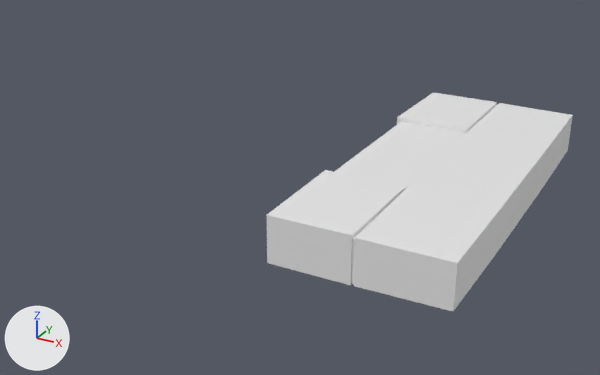
The FBX model Run4YourLife/Assets/Art/Props/Playable Zone/R4YL_PROP_tile_platform_extrem/R4YL_PROP_tile_platform_extrem.FBX: old version first, new version second.
Before and after are seen from a 50 mm lens placed at (3.28, -4.64, 2.04), pointed at (0.8, -0.14, -0.21). The axes (+X, +Y, +Z) are drawn at lower left. The lights are the same throughout. Both versions are drawn at frame 1 of the action 'Take 001'; the numbers are the values there.

Objects in the first picture: 'R4YL_PROP_tile_platform_extrem002'.
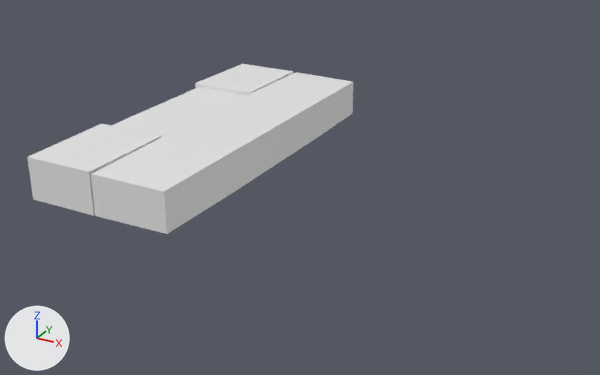
Commit message: platform extrem again again

Patch to the scene script:
```diff
--- a/Run4YourLife/Assets/Art/Props/Playable Zone/R4YL_PROP_tile_platform_extrem/R4YL_PROP_tile_platform_extrem.FBX.py
+++ b/Run4YourLife/Assets/Art/Props/Playable Zone/R4YL_PROP_tile_platform_extrem/R4YL_PROP_tile_platform_extrem.FBX.py
@@ ob_r4yl_prop_tile_platform_extrem002 @@
 ob_r4yl_prop_tile_platform_extrem002 = bpy.data.objects.new('R4YL_PROP_tile_platform_extrem002', me_mesh)
-ob_r4yl_prop_tile_platform_extrem002.location = (1.728, 0.0, 0.0)
+ob_r4yl_prop_tile_platform_extrem002.location = (0.0, 0.0, 0.0)
 ob_r4yl_prop_tile_platform_extrem002.rotation_euler = (1.571, 0.0, 0.0)  # degrees (90, 0, 0)
```

What differs and where, as boxes (x1, y1, x2, y2) in the pictures (600 x 375 px):
'R4YL_PROP_tile_platform_extrem002', moved: before (266, 93, 573, 311); after (27, 64, 353, 234)
